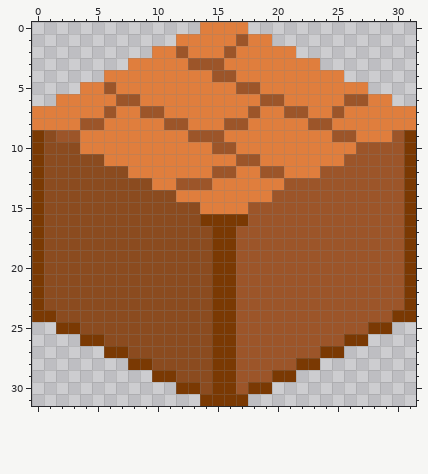
A pixel-art sprite gets an edit: Assets/Tilemaps/Tiles/woodtile.png. This is how it looked before the edit.
The file is 32x32 pixels.
The same view after the edit:
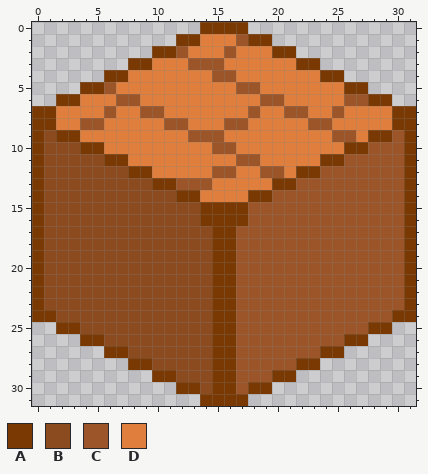
Palette (. is transparent): A #7a3903  B #8b4b1f  C #9c5529  D #e07e3d
Difference:
y 0: x 14..17 DDDD -> AAAA
y 1: x 12..13 DD -> AA; x 18..19 DD -> AA
y 2: x 10..11 DD -> AA; x 20..21 DD -> AA
y 3: x 8..9 DD -> AA; x 22..23 DD -> AA
y 4: x 6..7 DD -> AA; x 24..25 DD -> AA
y 5: x 4..5 DD -> AA; x 26..27 DD -> AA
y 6: x 2..3 DD -> AA; x 28..29 DD -> AA
y 7..8: x 0..1 DD -> AA; x 30..31 DD -> AA
y 9: x 2..3 CC -> AA; x 28..29 DD -> AA
y 10: x 4..5 DD -> AA; x 26..27 DC -> AA
y 11: x 6..7 DD -> AA; x 24..25 DD -> AA
y 12: x 8..9 DD -> AA; x 22..23 DD -> AA
y 13: x 10..11 DD -> AA; x 20..21 DC -> AA
y 14: x 12..13 DD -> AA; x 18..19 DD -> AA
y 15: x 14..17 DDDD -> AAAA
Boxes around the changes in both pictures, in picture pixels (x1, y1, x2, y2):
changed: (32, 22, 416, 214)
